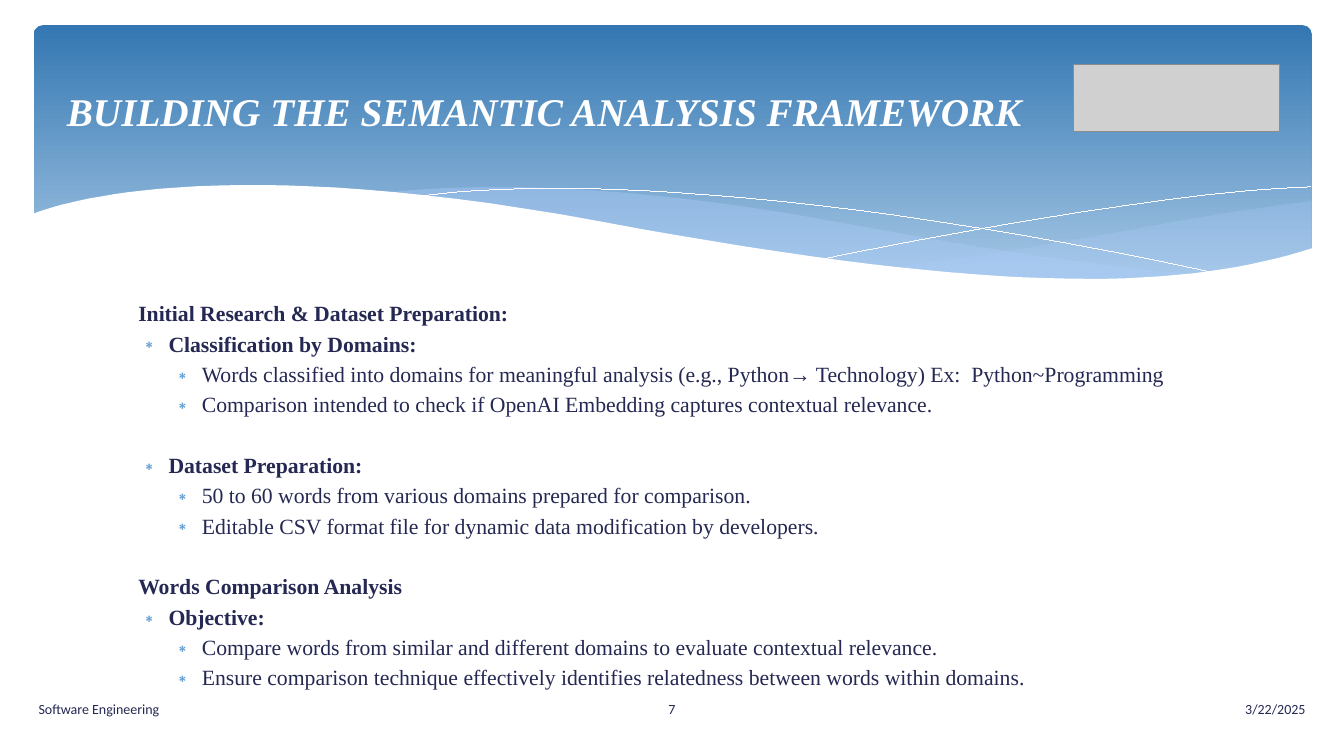
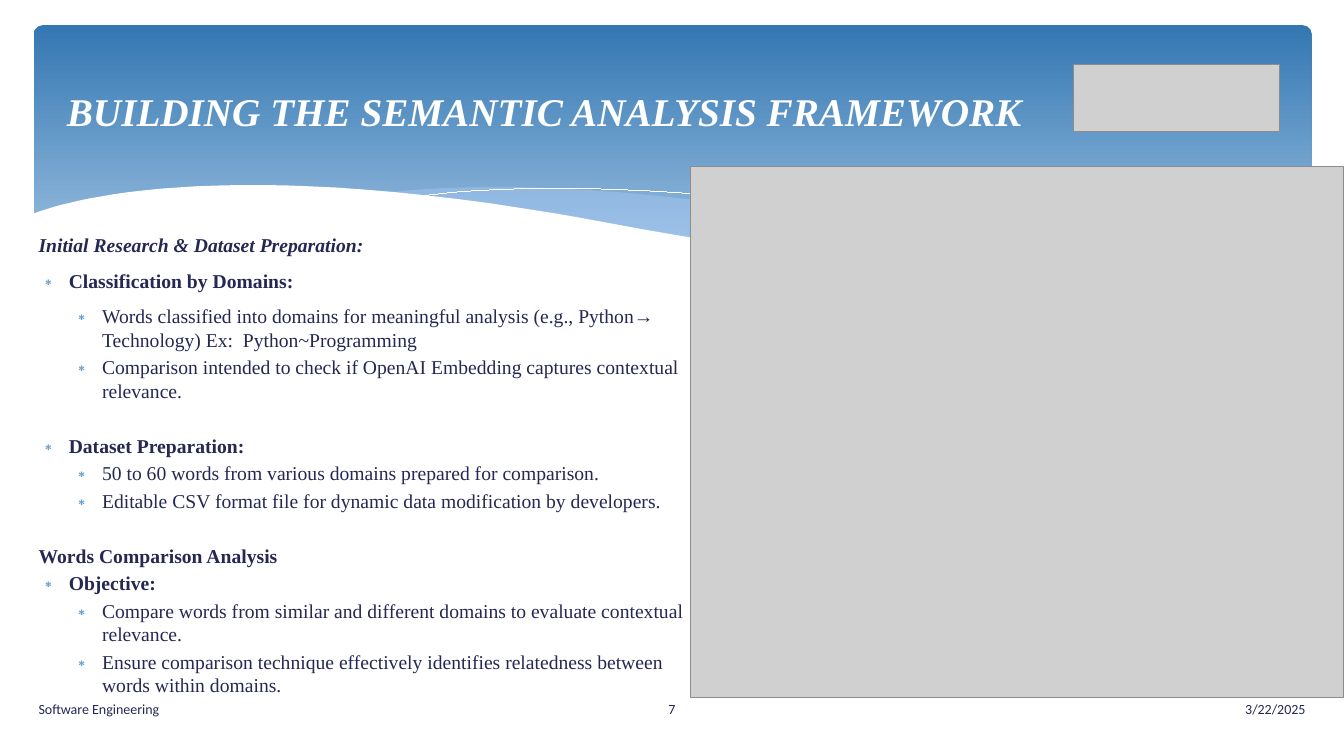
Before and after one commit to senthilmasters2024/Tech_Tweakers, a slide deck: slide 7 of SemanticAnalysisTextualData/SemanticAnalysisTextualData/Documentation/SemanticAnalysisTextualData.pptx. Drawn at 1344x756 pixels with LibreOffice and Linux fonts; fonts in the diff are those of the drawing; grey boxes stand for pictures. Boxes give left, top, right and bottom in pixels: in the first picture for what was removed or moved away, otherwise in the second. Text is boxed around its words. In the diff, an @@ line names an element or a change of style, - is before the commit and + after.

```diff
--- a/SemanticAnalysisTextualData/SemanticAnalysisTextualData/Documentation/SemanticAnalysisTextualData.pptx
+++ b/SemanticAnalysisTextualData/SemanticAnalysisTextualData/Documentation/SemanticAnalysisTextualData.pptx
@@ picture added at [691,167,1344,698] @@
@@ freeform shape removed at [825,187,1311,258] @@
@@ freeform shape removed at [889,202,1312,280] @@
@@ text "Initial Research & Dataset Preparation:": place and size @@
-text "Initial Research & Dataset Preparation:" at [138,306,1163,690]
+text "Initial Research & Dataset Preparation:" at [39,238,683,693]
@@ text "Initial Research & Dataset Preparation:" at [39,238,683,693]: size 15.5 to 14 pt; italic on in "Initial Research & Dataset Preparation:"; more space between paragraphs @@
```
Also in this commit, not shown: 9 other slides changed, 1 other file.
